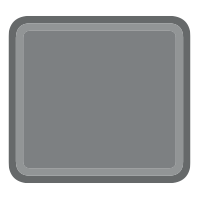
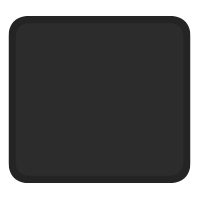
Layers edited between the first and the second 200x200 image:
painted on "Vector Smart Object" (1st of 2) over [8, 16, 191, 183]
